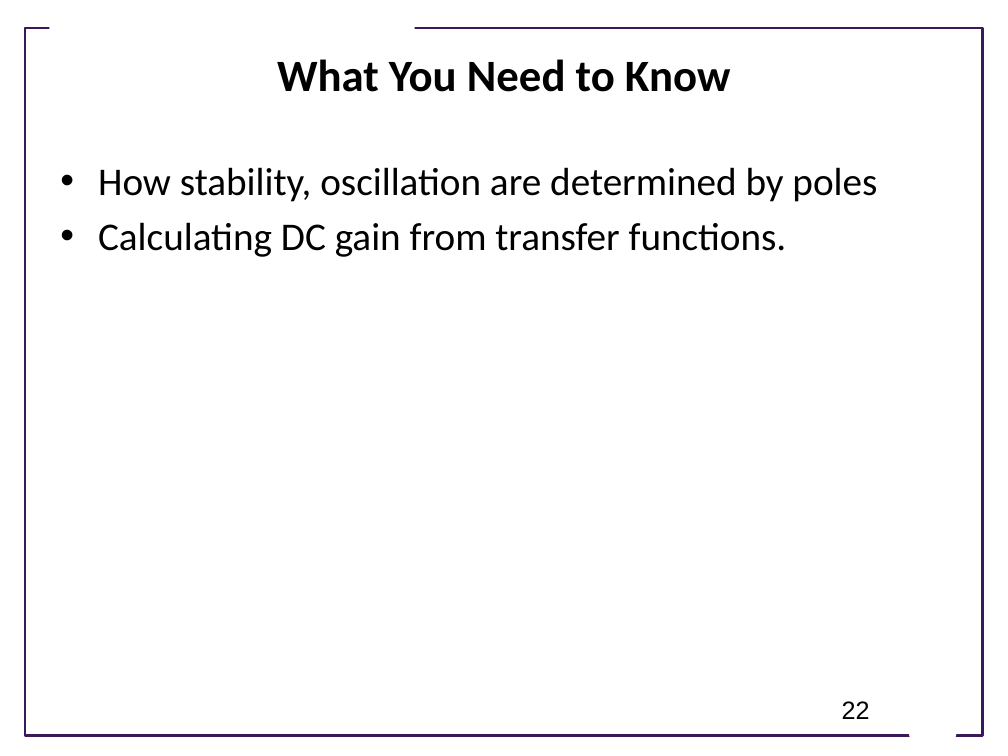
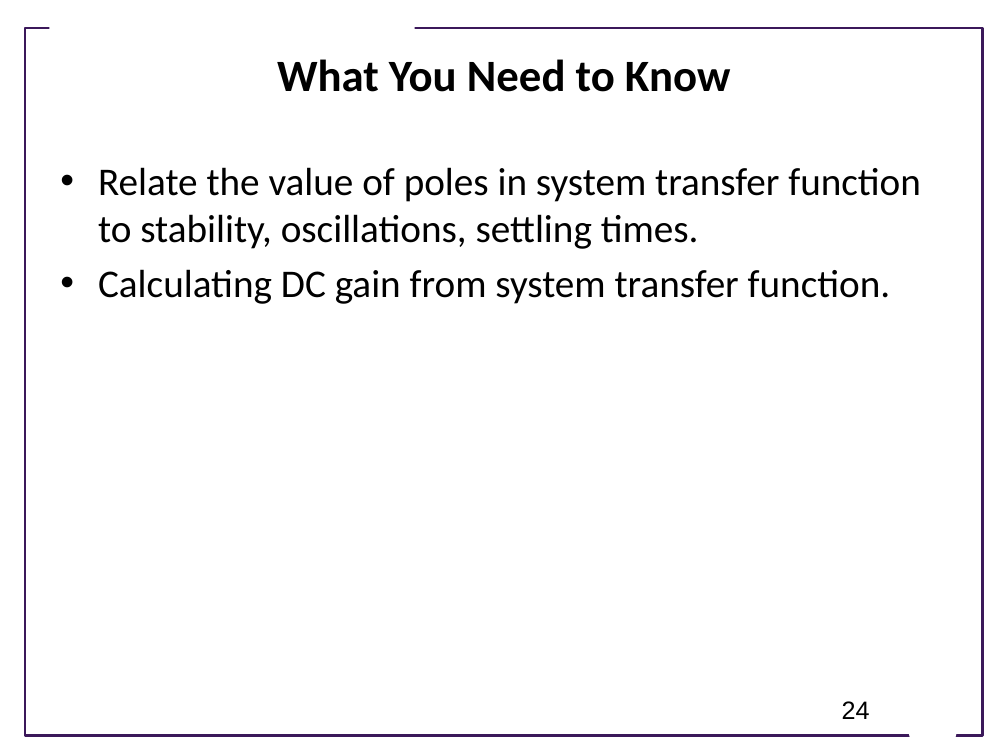
Before and after one commit to joseph-hellerstein/advanced-controls-lectures, a slide deck: slide 24 of lectures/lecture_09-linear_time_invariant_systems/linear_time_invariant_systems.pptx (slide 22 before the commit). Drawn at 1008x756 pixels with LibreOffice and Linux fonts; fonts in the diff are those of the drawing; background and template pictures are left out. Boxes give left, top, right and bottom in pixels: in the first picture for what was removed or moved away, otherwise in the second. Text is boxed around its words. In the diff, an @@ line names an element or a change of style, - is before the commit and + after.

```diff
--- a/lectures/lecture_09-linear_time_invariant_systems/linear_time_invariant_systems.pptx
+++ b/lectures/lecture_09-linear_time_invariant_systems/linear_time_invariant_systems.pptx
@@ text at (98, 167, 921, 304): text changed @@
-• How stability, oscillation are determined by poles
-• Calculating DC gain from transfer functions.
+• Relate the value of poles in system transfer function to stability, oscillations, settling times.
+• Calculating DC gain from system transfer function.
@@ page number at (842, 701, 870, 719): text changed @@
-22
+24
```
Also in this commit, not shown: 9 other slides changed, 2 slides added, 1 other file.
